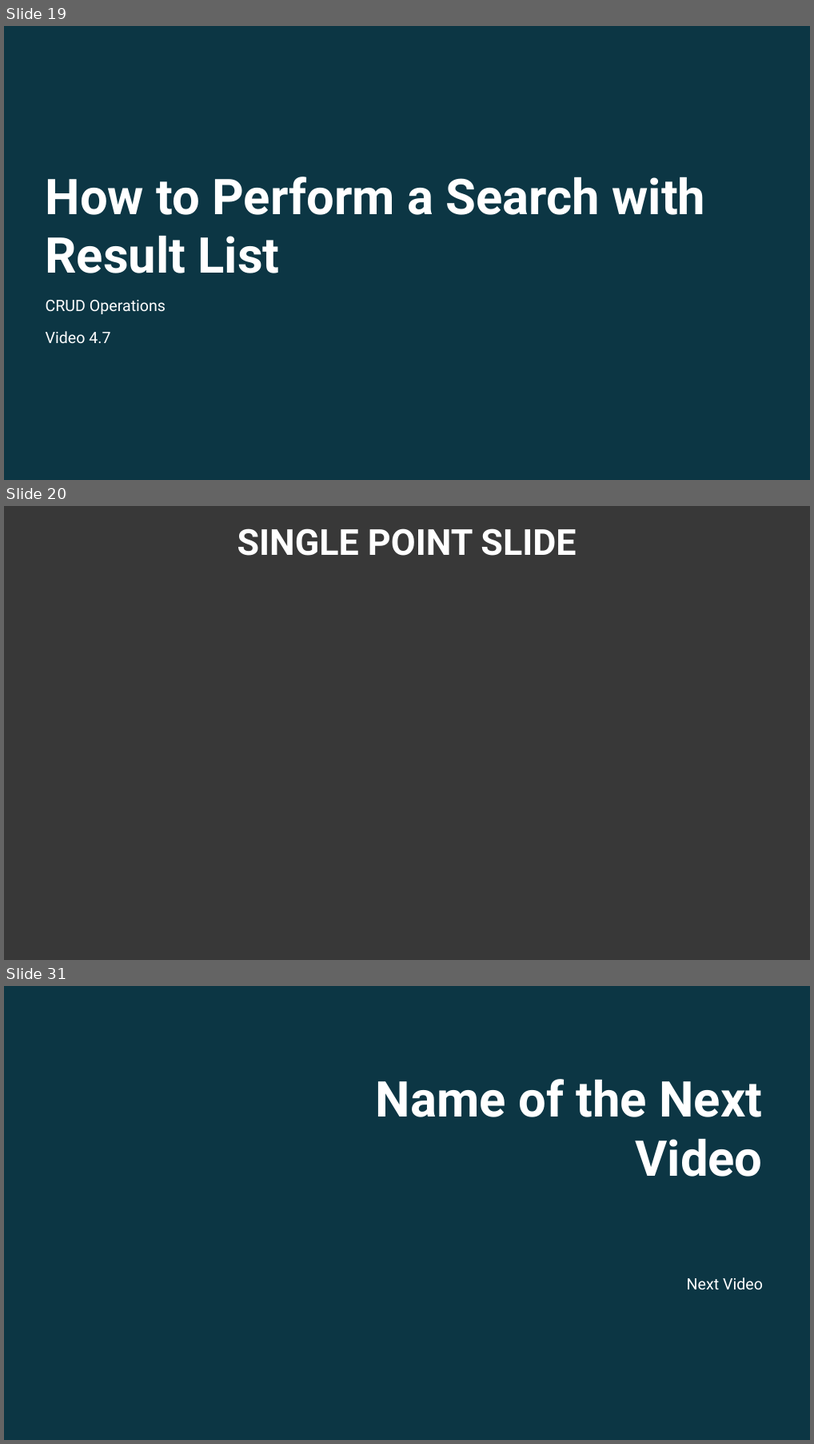
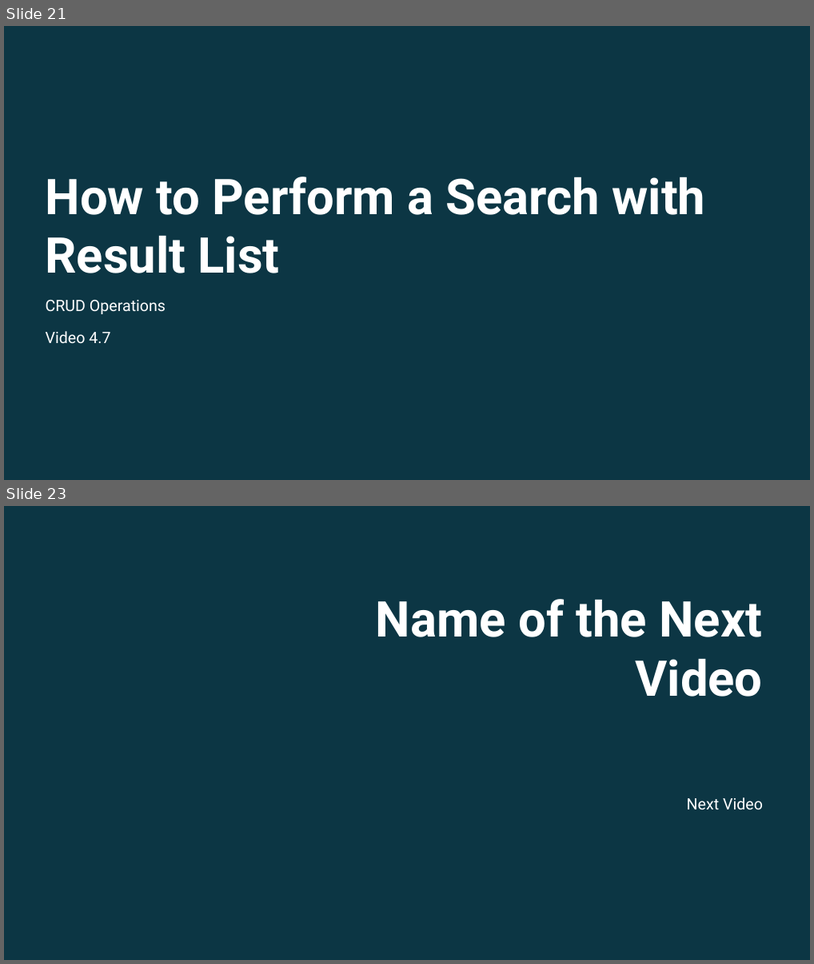
Before and after one commit to ec-council-learning/Entity-Fundamentals-Using-.NET-6, a slide deck: Sections/Section 4/Entity Fundamentals Using .NET 6_Section 4.pptx. Shown one above the other, each under a label of ours: slides 19, 20 and 31 before the commit, slides 21 and 23 after it; the slides between them are not shown. The pictures are 814x1444 and 814x964 pixels, drawn with LibreOffice and Linux fonts; fonts in the diff are those of the drawing; background and template pictures are left out; a plain dark background stands for a picture behind light text. Boxes give left, top, right and bottom in pixels: in the first picture for what was removed or moved away, otherwise in the second. Text is boxed around its words. In the diff, an @@ line names an element or a change of style, - is before the commit and + after.

```diff
--- a/Sections/Section 4/Entity Fundamentals Using .NET 6_Section 4.pptx
+++ b/Sections/Section 4/Entity Fundamentals Using .NET 6_Section 4.pptx
@@ slide 20 removed at (x1=4, y1=506, x2=810, y2=960), background picture (left out) @@
@@ rectangle removed at (x1=4, y1=506, x2=810, y2=959) @@
@@ text removed at (x1=238, y1=528, x2=576, y2=556) @@
-SINGLE POINT SLIDE
@@ what was slide 19 is now slide 21 @@
@@ what was slide 31 is now slide 23 @@
```
Also in this commit, not shown: 1 slide changed, 3 slides added, 10 other slides removed, 17 other files.
